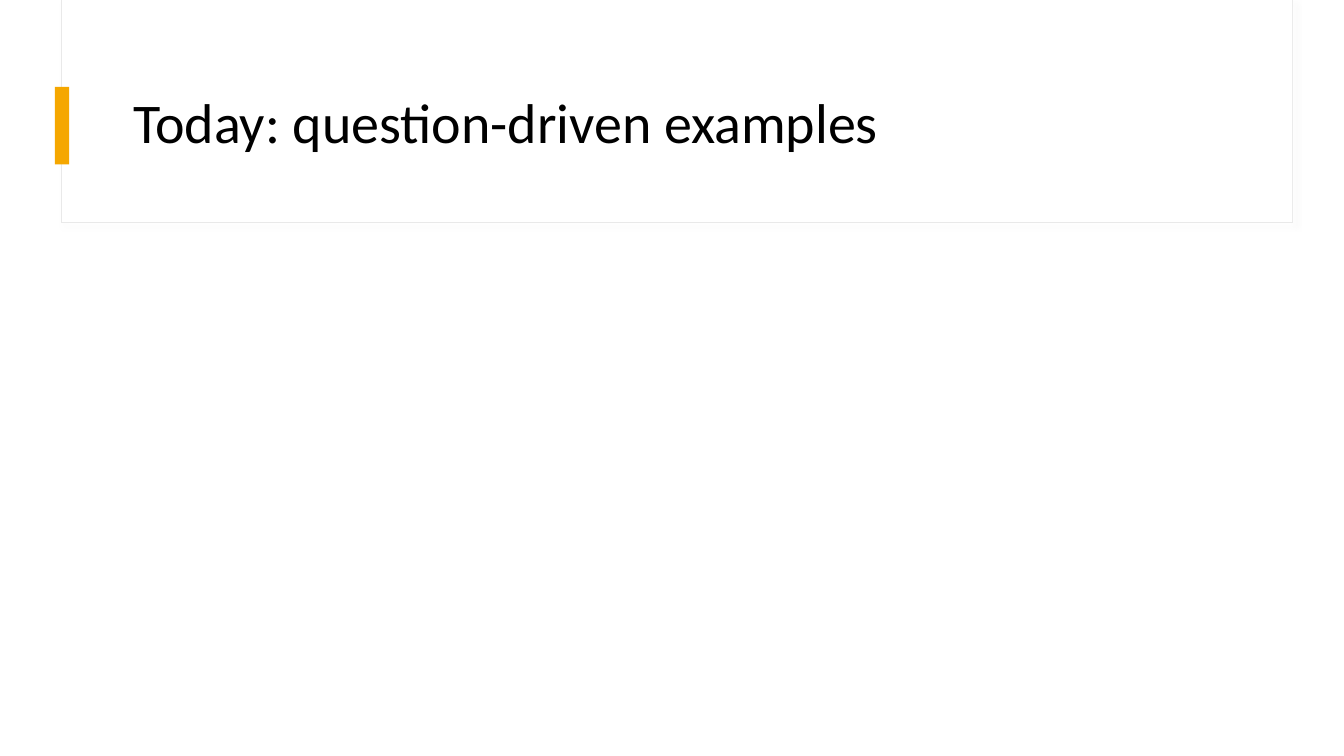
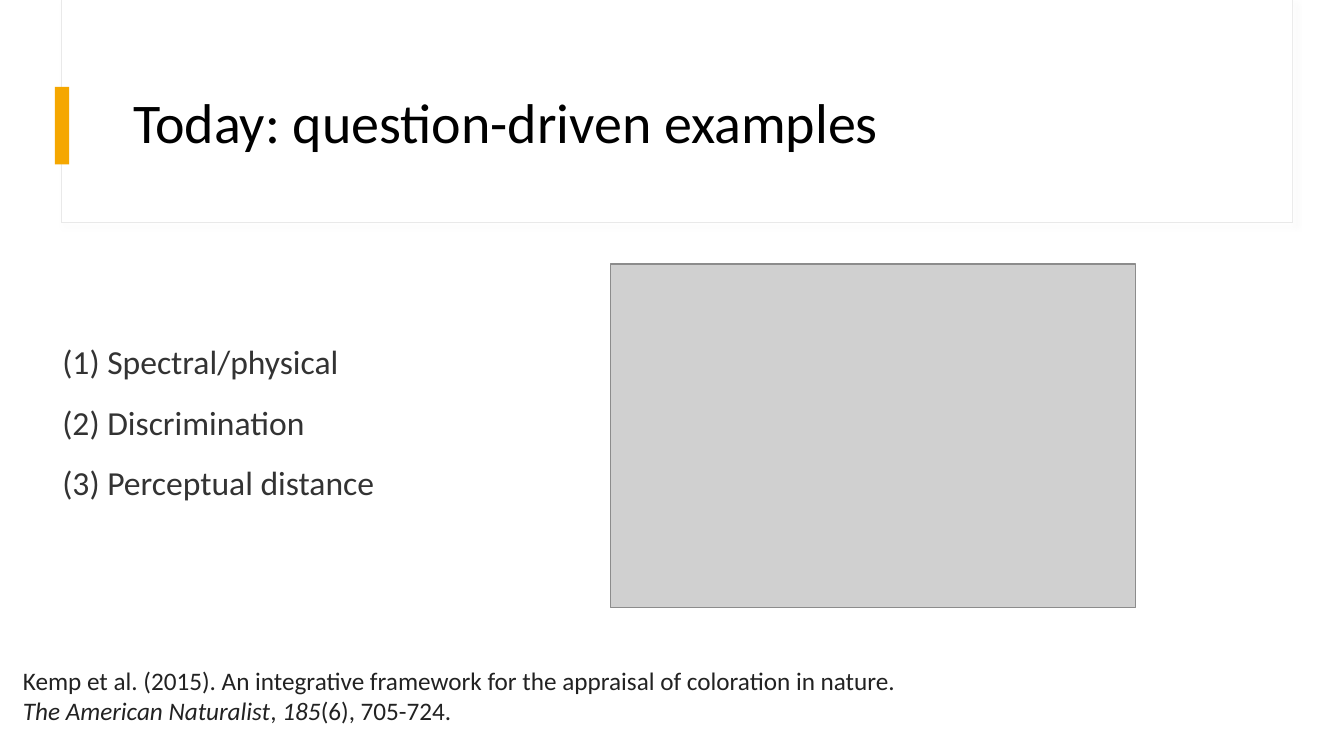
Before and after one commit to thomased/pavo_workshop, a slide deck: slide 17 of slides/intro_pavo.pptx (slide 13 before the commit). Drawn at 1344x756 pixels with LibreOffice and Linux fonts; fonts in the diff are those of the drawing; grey boxes stand for pictures. Boxes give left, top, right and bottom in pixels: in the first picture for what was removed or moved away, otherwise in the second. Text is boxed around its words. In the diff, an @@ line names an element or a change of style, - is before the commit and + after.

```diff
--- a/slides/intro_pavo.pptx
+++ b/slides/intro_pavo.pptx
@@ picture added at <box>610,264,1135,608</box> @@
@@ text added at <box>62,349,375,501</box>, 24 pt, text #333333 @@
+(1) Spectral/physical
+(2) Discrimination
+(3) Perceptual distance
@@ text added at <box>23,671,895,724</box>, 18 pt, text #222222 @@
+Kemp et al. (2015). An integrative framework for the appraisal of coloration in nature.
+The American Naturalist, 185(6), 705-724.
```
Also in this commit, not shown: 5 other slides changed, 7 slides added, 2 slides removed, 2 other files.
